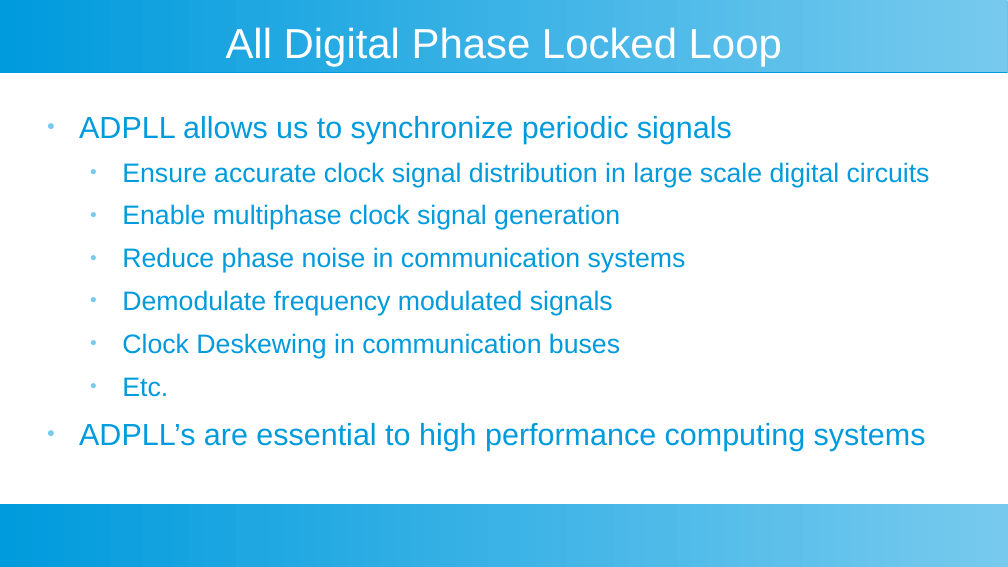
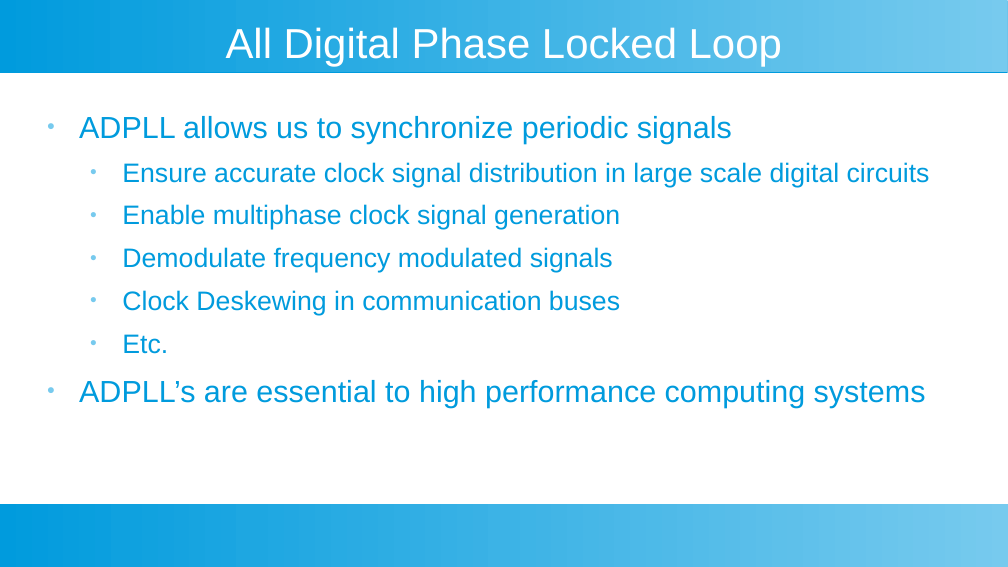
Before and after one commit to fiumad/Advanced-Computer-Systems, a slide deck: slide 2 of Final Project/Final Presentation.odp. Drawn at 1008x567 pixels with LibreOffice and Linux fonts; fonts in the diff are those of the drawing. Boxes give left, top, right and bottom in pixels: in the first picture for what was removed or moved away, otherwise in the second. Text is boxed around its words. In the diff, an @@ line names an element or a change of style, - is before the commit and + after.

```diff
--- a/Final Project/Final Presentation.odp
+++ b/Final Project/Final Presentation.odp
@@ text at [122,247,686,272]: paragraph removed @@
-  ● Reduce phase noise in communication systems
```
Also in this commit, not shown: 4 other slides changed, 1 slide added, 5 other files.
